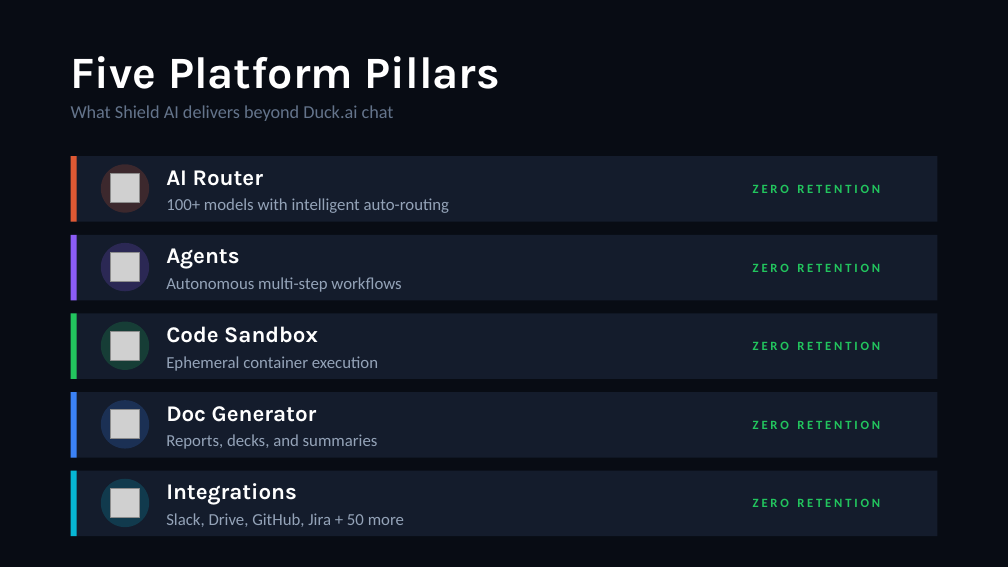
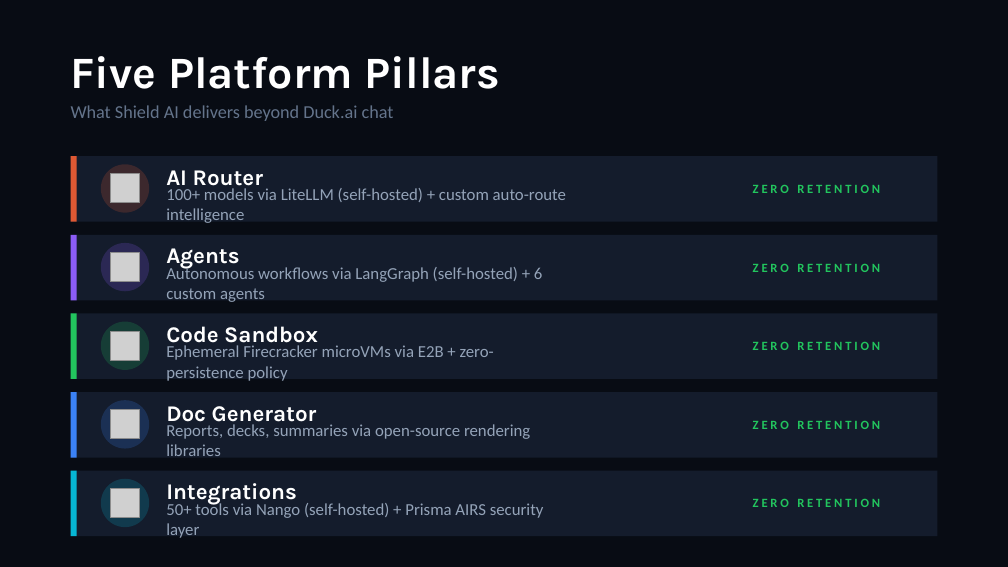
Before and after one commit to jaypast/shield-ai, a slide deck: slide 4 of proposal/shield-ai-proposal.pptx. Drawn at 1008x567 pixels with LibreOffice and Linux fonts; fonts in the diff are those of the drawing; grey boxes stand for pictures. Boxes give left, top, right and bottom in pixels: in the first picture for what was removed or moved away, otherwise in the second. Text is boxed around its words. In the diff, an @@ line names an element or a change of style, - is before the commit and + after.

```diff
--- a/proposal/shield-ai-proposal.pptx
+++ b/proposal/shield-ai-proposal.pptx
@@ text at (166,188,566,223): text changed @@
-100+ models with intelligent auto-routing
+100+ models via LiteLLM (self-hosted) + custom auto-route intelligence
@@ text at (166,265,542,302): text changed @@
-Autonomous multi-step workflows
+Autonomous workflows via LangGraph (self-hosted) + 6 custom agents
@@ text at (166,345,494,381): text changed @@
-Ephemeral container execution
+Ephemeral Firecracker microVMs via E2B + zero-persistence policy
@@ text at (166,424,530,456): text changed @@
-Reports, decks, and summaries
+Reports, decks, summaries via open-source rendering libraries
@@ text at (166,501,544,538): text changed @@
-Slack, Drive, GitHub, Jira + 50 more
+50+ tools via Nango (self-hosted) + Prisma AIRS security layer
```
Also in this commit, not shown: 4 other slides changed.
